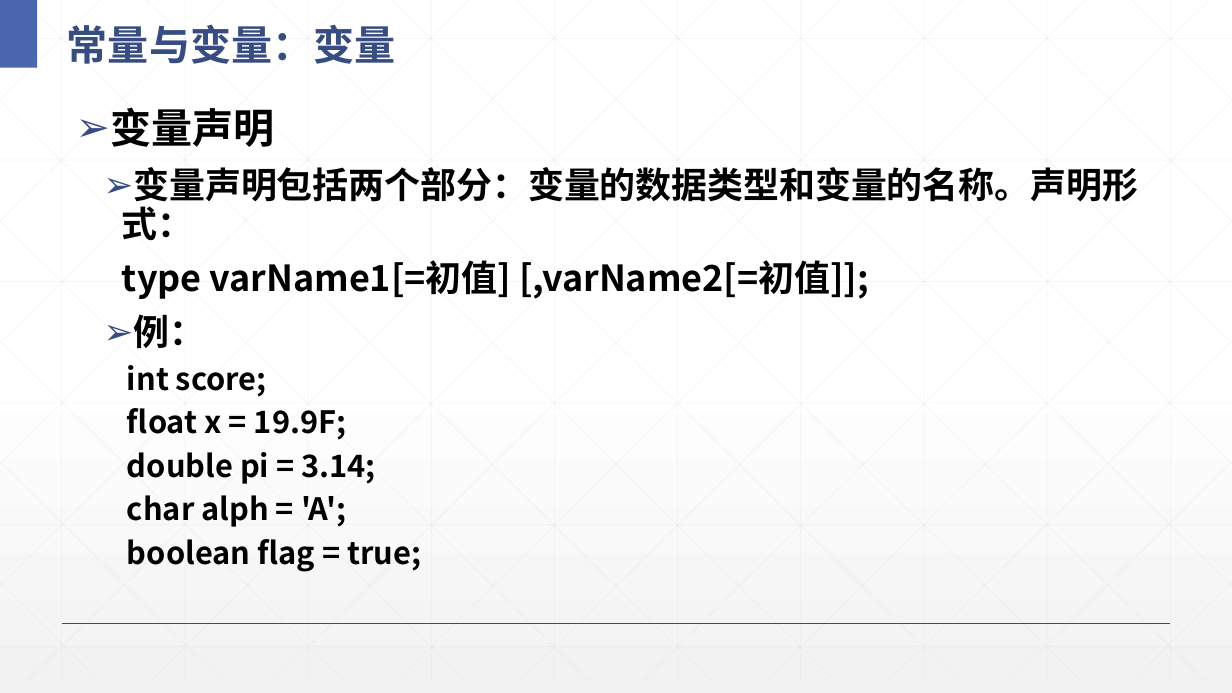
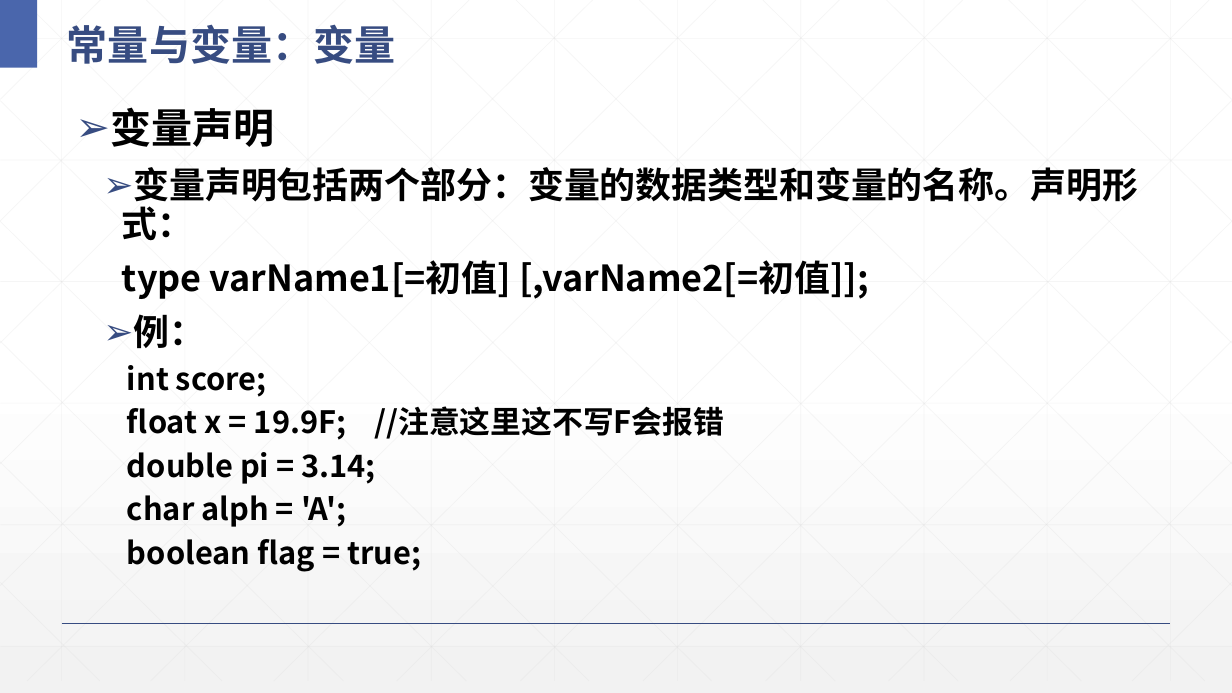
Before and after one commit to Panamera-Turbo/Java-program-term_3rd, a slide deck: slide 30 of PPT/J2-语言基础.pptx. Drawn at 1232x693 pixels with LibreOffice and Linux fonts; fonts in the diff are those of the drawing. Boxes give left, top, right and bottom in pixels: in the first picture for what was removed or moved away, otherwise in the second. Text is boxed around its words. In the diff, an @@ line names an element or a change of style, - is before the commit and + after.

```diff
--- a/PPT/J2-语言基础.pptx
+++ b/PPT/J2-语言基础.pptx
@@ text at bbox=[127, 406, 725, 440]: text changed @@
-    float x = 19.9F;
+    float x = 19.9F; //注意这里这不写F会报错
```
Also in this commit, not shown: 2 other slides changed, 6 other files.
